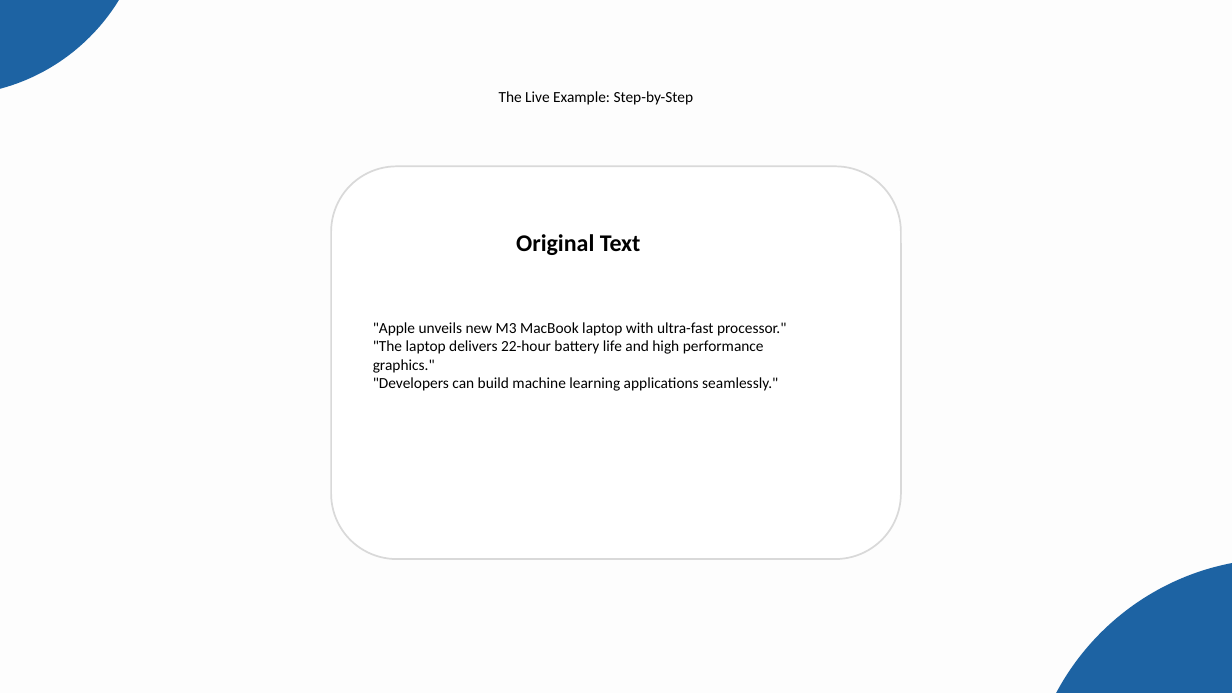
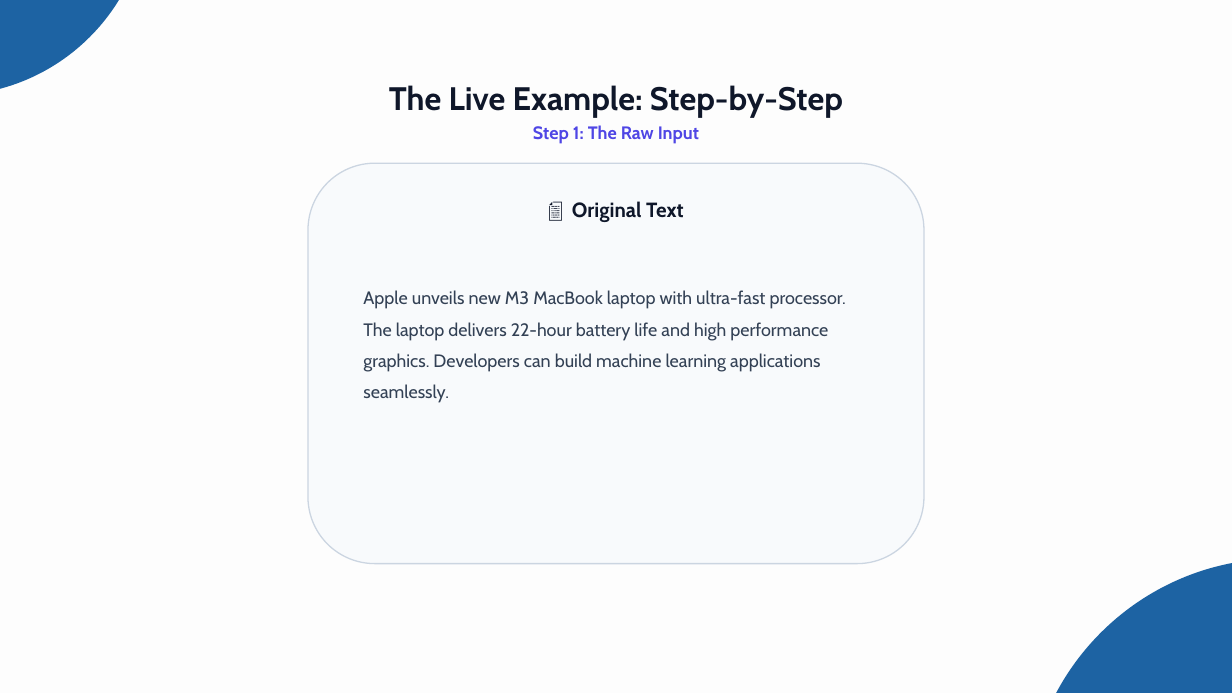
Before and after one commit to Abhijeet0848/NewsLens, a slide deck: slide 9 of docs/NewsScope_Presentation_CruxTemplate.pptx. Drawn at 1232x693 pixels with LibreOffice and Linux fonts; fonts in the diff are those of the drawing. Boxes give left, top, right and bottom in pixels: in the first picture for what was removed or moved away, otherwise in the second. Text is boxed around its words. In the diff, an @@ line names an element or a change of style, - is before the commit and + after.

```diff
--- a/docs/NewsScope_Presentation_CruxTemplate.pptx
+++ b/docs/NewsScope_Presentation_CruxTemplate.pptx
@@ text "The Live Example: Step-by-Step": place and size @@
-text "The Live Example: Step-by-Step" at [499, 91, 694, 105]
+text "The Live Example: Step-by-Step" at [389, 85, 843, 144]
@@ text at [389, 85, 843, 118]: size 18 to 38 pt, font Calibri to Cabin, text colour #000000 to #0F172A, bold on in "The Live Example: Step-by-Step"; more space between paragraphs @@
@@ text at [533, 125, 699, 144]: paragraph added @@
+Step 1: The Raw Input
@@ rounded rectangle: place and size @@
-rounded rectangle at [331, 166, 901, 559]
+rounded rectangle at [308, 163, 924, 564]
@@ rounded rectangle at [308, 163, 924, 564]: fill #FFFFFF to #F8FAFC; outline #D9D9D9 2 pt to #CBD5E1 1.5 pt @@
@@ text at [572, 201, 684, 222]: text changed; size 28 to 24 pt; font Calibri to Cabin; text colour #000000 to #0F172A @@
-Original Text
+📄 Original Text
@@ text at [363, 290, 846, 403]: text changed; size 18 to 21 pt; font Calibri to Cabin; text colour #000000 to #334155 @@
-"Apple unveils new M3 MacBook laptop with ultra-fast processor."
-"The laptop delivers 22-hour battery life and high performance graphics."
-"Developers can build machine learning applications seamlessly."
+Apple unveils new M3 MacBook laptop with ultra-fast processor. The laptop delivers 22-hour battery life and high performance graphics. Developers can build machine learning applications seamlessly.
```
Also in this commit, not shown: 1 other file.
